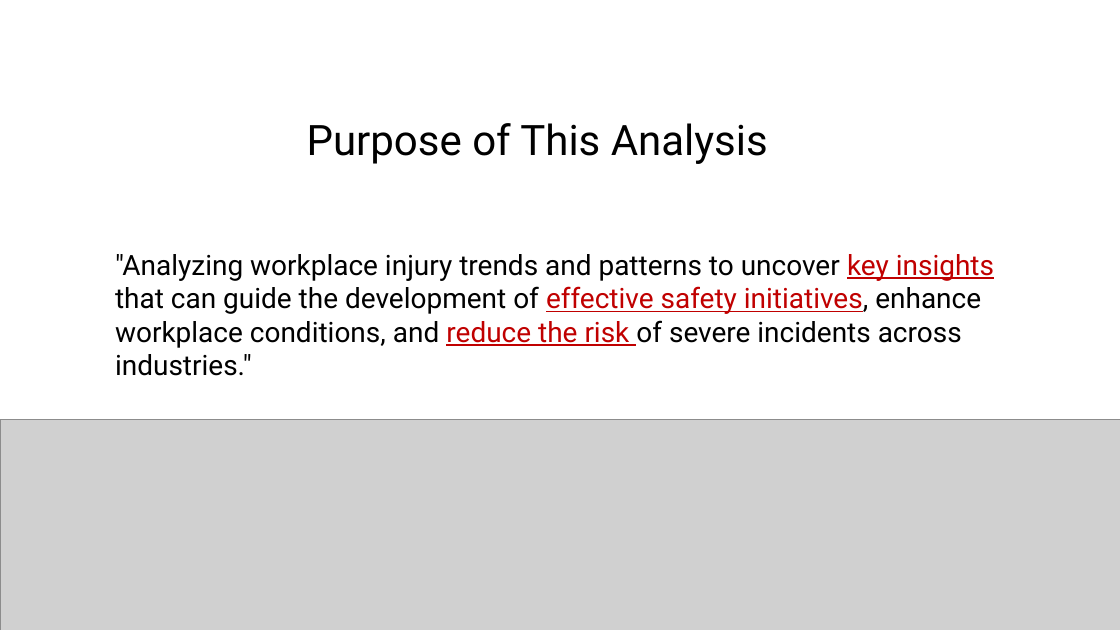
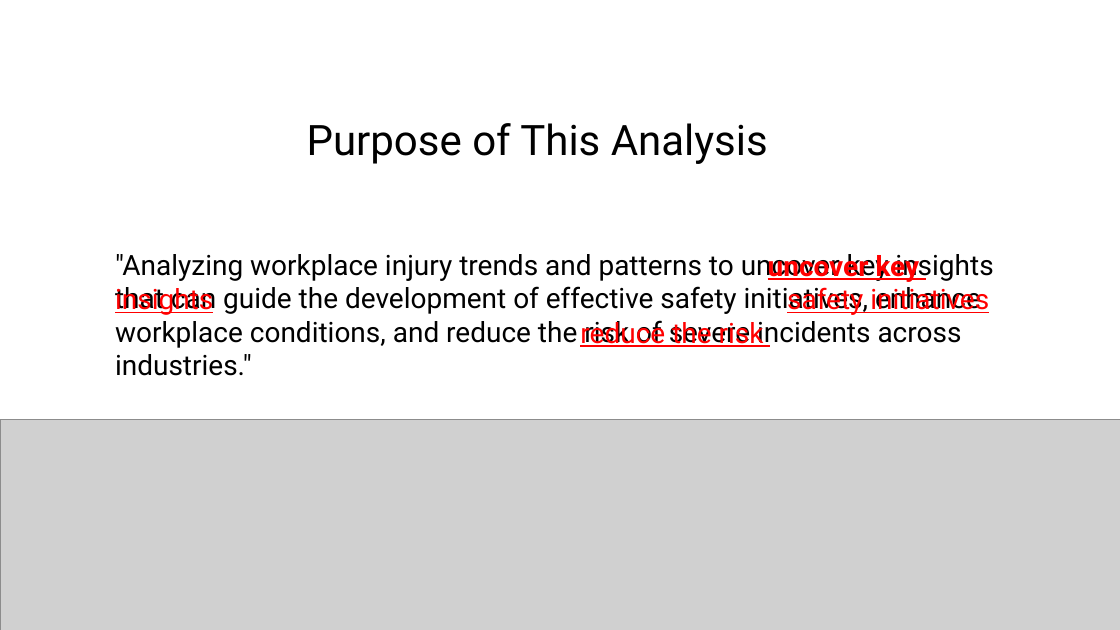
Before and after one commit to hossain-shahriar/OSHA-2021-Data-Analytics, a slide deck: slide 3 of Nutrien.pptx. Drawn at 1120x630 pixels with LibreOffice and Linux fonts; fonts in the diff are those of the drawing; grey boxes stand for pictures. Boxes give left, top, right and bottom in pixels: in the first picture for what was removed or moved away, otherwise in the second. Text is boxed around its words. In the diff, an @@ line names an element or a change of style, - is before the commit and + after.

Commit message:
chore: edit powerpoint presentation

```diff
--- a/Nutrien.pptx
+++ b/Nutrien.pptx
@@ text ""Analyzing workplace injury trends and ..." at <box>115,254,993,376</box>: text colour #C00000 to #000000, underline off in "key insights effective safety initiatives, reduce the ..." @@
@@ text added at <box>741,254,889,281</box>, 24 pt, text #FF0000, bold, underline @@
+uncover key
@@ text added at <box>115,287,213,315</box>, 24 pt, text #FF0000, underline @@
+insights
@@ text added at <box>787,287,989,315</box>, 24 pt, text #FF0000, underline @@
+safety initiatives
@@ text added at <box>580,320,764,347</box>, 24 pt, text #FF0000, underline @@
+reduce the risk
```
Also in this commit, not shown: 6 other slides changed, 2 slides added, 1 slide removed, 1 other file.
